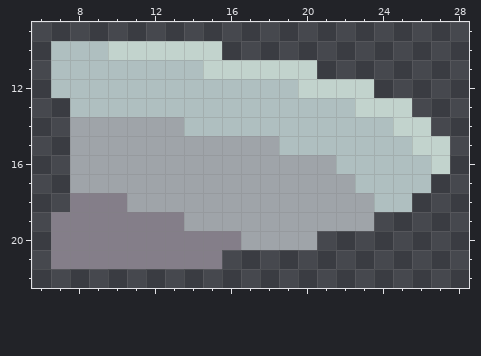
Pixel-art file, stored at Twisted Petal/Assets/Aseprite/Weapons/WeaponProjectiles/mediumBulletRound.ase. Above, as it was before the edit.
32x32 pixels, 1 frame. Shown: x 6..28, y 9..22.
After the commit:
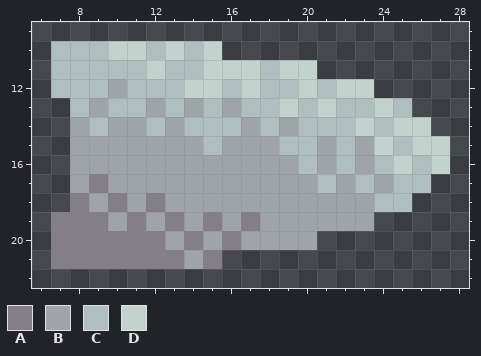
Palette (. is transparent): A #847e89  B #9fa4a9  C #afbfc0  D #c2d3cd
What changed:
{"y":10,"x":12,"old":"D","new":"C"}
{"y":10,"x":14,"old":"D","new":"C"}
{"y":11,"x":12,"old":"C","new":"D"}
{"y":11,"x":18,"old":"D","new":"C"}
{"y":12,"x":10,"old":"C","new":"B"}
{"y":12,"x":14,"old":"CC","new":"DD"}
{"y":12,"x":17,"old":"C","new":"D"}
{"y":12,"x":21,"old":"D","new":"C"}
{"y":13,"x":9,"old":"C","new":"B"}
{"y":13,"x":12,"old":"C","new":"B"}
{"y":13,"x":14,"old":"C","new":"B"}
{"y":13,"x":16,"old":"C","new":"B"}
{"y":13,"x":19,"old":"C","new":"D"}
{"y":13,"x":21,"old":"C","new":"D"}
{"y":13,"x":23,"old":"D","new":"C"}
{"y":13,"x":25,"old":"D","new":"C"}
{"y":14,"x":9,"old":"B","new":"C"}
{"y":14,"x":12,"old":"B","new":"C"}
{"y":14,"x":17,"old":"C","new":"B"}
{"y":14,"x":19,"old":"C","new":"B"}
{"y":14,"x":23,"old":"C","new":"D"}
{"y":15,"x":15,"old":"B","new":"C"}
{"y":15,"x":21,"old":"C","new":"B"}
{"y":15,"x":23,"old":"CC","new":"BD"}
{"y":16,"x":20,"old":"B","new":"C"}
{"y":16,"x":23,"old":"C","new":"B"}
{"y":16,"x":25,"old":"C","new":"D"}
{"y":17,"x":9,"old":"B","new":"A"}
{"y":17,"x":21,"old":"B","new":"C"}
{"y":17,"x":24,"old":"C","new":"B"}
{"y":18,"x":9,"old":"A","new":"B"}
{"y":18,"x":12,"old":"B","new":"A"}
{"y":19,"x":10,"old":"A","new":"B"}
{"y":19,"x":12,"old":"A","new":"B"}
{"y":19,"x":15,"old":"B","new":"A"}
{"y":19,"x":17,"old":"B","new":"A"}
{"y":20,"x":13,"old":"A","new":"B"}
{"y":20,"x":15,"old":"A","new":"B"}
{"y":21,"x":14,"old":"A","new":"B"}
{"label":"changed","picture_box":[89,41,412,269]}
